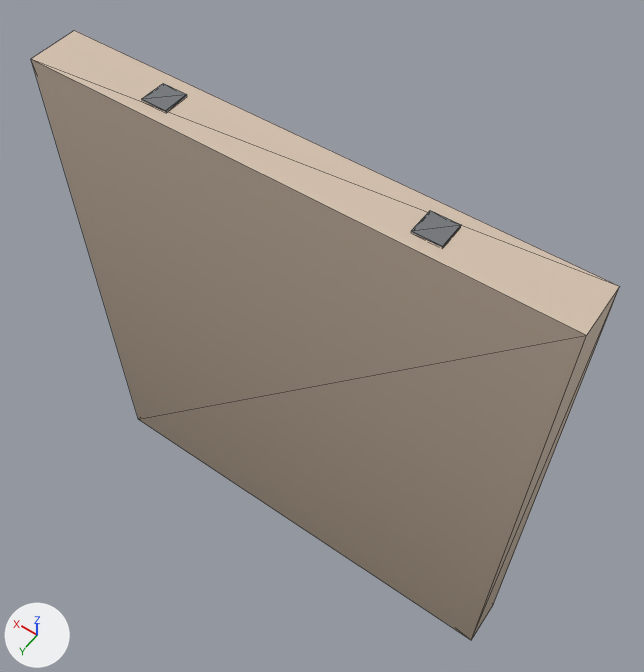
One commit to the glTF model models/kit/wall_regocrete.glb: the scene before it, then after it.
Before and after are seen from a 50 mm camera at (-1.26, 1.61, 3.97) aimed at (0.0, -0.15, 1.2). The axes (+X, +Y, +Z) are drawn at lower left. The lights are the same throughout. The picture after the commit comes second. Mesh edges are drawn as thin lines. Vertices at exactly the same position are counted once.

Objects in the first picture: 'wall_regocrete'.
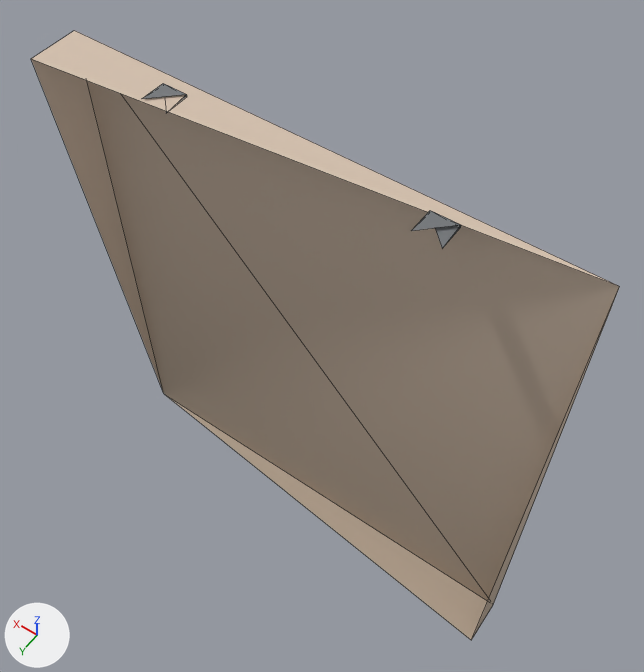
Patch to the scene script:
```diff
--- a/models/kit/wall_regocrete.glb.py
+++ b/models/kit/wall_regocrete.glb.py
@@ me_base @@
 # used by ob_wall_regocrete; location = (0.0, 0.0, 0.0)
-me_base.from_pydata(...)  # 24 vertices, 36 faces; spans x -1.0..1.0, y -0.1..0.1, z 0.0..2.21
+me_base.from_pydata(...)  # 18 vertices, 18 faces; spans x -1.0..1.0, y -0.1..0.1, z 0.0..2.21
+# me_base part 1
+# 6 vertices are removed from x -1.0..1.0, y 0.05..0.1, z 0.0..2.21
+# 18 faces are deleted
 me_base.materials.append(mat_concrete)
```

Location of each change, (x1, y1, x2, y2) in pixels of the pictures (644 x 672 px):
part 1 of me_base, deleted (brown)
    before: (31, 59, 620, 640)
